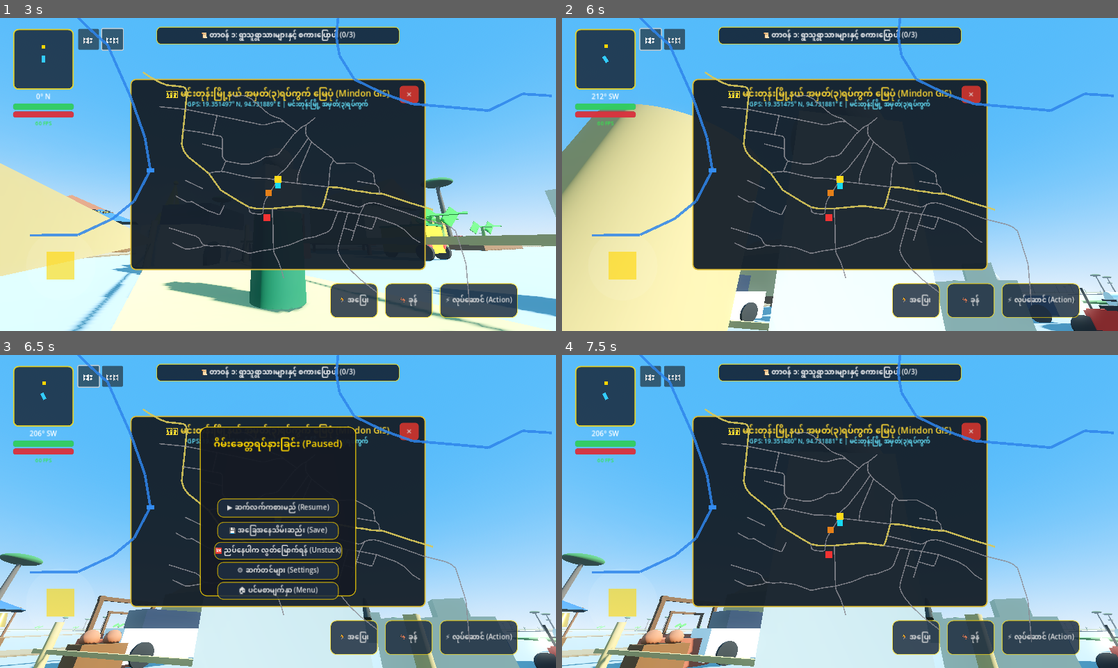
Above: before the commit, frames 1-4 (two rows, left to right).
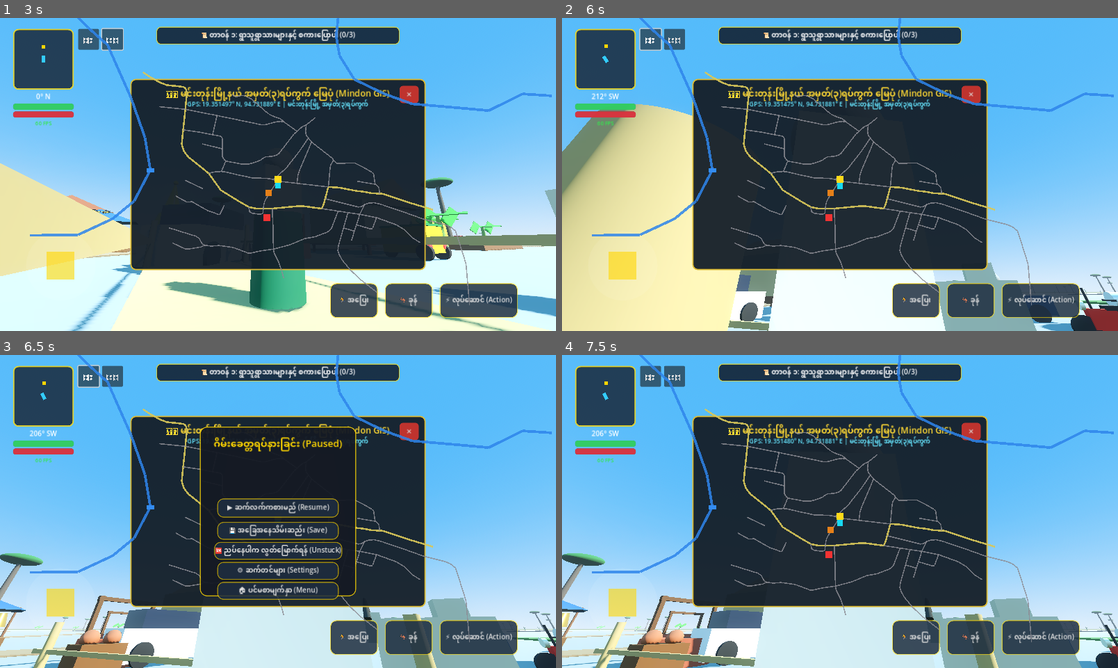
Above: after the commit, the same moments.

Repository: sudohlaingwin/gta-open-world
Game: Godot game, scene res://scenes/main_menu.tscn
Same seed, same stepped clock (60 frames per second), same inputs: the game is played once before the commit and once after it.
Inputs (mouse positions are in pixels of both pictures, inside the frame that each line leads up to):
- Up to frame 1 (3 s): click "🎮 အသစ်စတင်မည် (New Game)" at 0.5 s; click "🗺️" at 1.25 s; click "⏸️" at 2 s; drag from (66, 274) to (333, 105) at 2.77 s
- Up to frame 2 (6 s): drag from (840, 174) to (812, 237) at 3.52 s; move the mouse to (895, 105) at 4.27 s; hold Right (ui_right) 4.28-5 s; hold Ctrl 4.28-5 s; drag from (812, 237) to (673, 127) at 5.02 s; move the mouse to (1006, 221) at 5.77 s; hold Left (ui_left) from 5.78 s (still down); hold Ctrl from 5.78 s (still down)
- Up to frame 3 (6.5 s): keep holding Left (ui_left); keep holding Ctrl; tap Space at 6.02 s
- Up to frame 4 (7.5 s): release Left (ui_left) at 6.5 s; release Ctrl at 6.5 s; click "✕" at 6.5 s; click "▶ ဆက်လက်ကစားမည် (Resume)" at 7.25 s

Frame 1 is identical in both runs. In frame 2, 0.1% of the frame differs, in the area x 92-96%, y 87-97%; in frame 3, 0.3%; in frame 4, 0.3%, in the area x 95-100%, y 87-98%.

Commit message:
Slice 84: Vehicle headlight and taillight mesh emission gating across all land vehicles

Diff:
--- a/scripts/motorcycle_controller.gd
+++ b/scripts/motorcycle_controller.gd
@@ -31,8 +31,17 @@
 	var is_night = false
 	if dnc and dnc.has_method("get_daylight"):
 		is_night = (dnc.get_daylight() < 0.35)
+	var lights_on = is_night or is_driven
 	if headlight_beam:
-		headlight_beam.visible = (is_night or is_driven)
+		headlight_beam.visible = lights_on
+	var head_mesh = visual_mesh.get_node_or_null("Headlight")
+	if head_mesh:
+		var mat = head_mesh.get_surface_override_material(0)
+		if mat is StandardMaterial3D: mat.emission_enabled = lights_on
+	var tail_mesh = visual_mesh.get_node_or_null("Taillight")
+	if tail_mesh:
+		var mat = tail_mesh.get_surface_override_material(0)
+		if mat is StandardMaterial3D: mat.emission_enabled = lights_on
 
 func _physics_process(delta: float) -> void:
 	_update_headlights()
--- a/scripts/tuktuk_controller.gd
+++ b/scripts/tuktuk_controller.gd
@@ -31,8 +31,17 @@
 	var is_night = false
 	if dnc and dnc.has_method("get_daylight"):
 		is_night = (dnc.get_daylight() < 0.35)
+	var lights_on = is_night or is_driven
 	if headlight_beam:
-		headlight_beam.visible = (is_night or is_driven)
+		headlight_beam.visible = lights_on
+	var head_mesh = visual_mesh.get_node_or_null("Headlight")
+	if head_mesh:
+		var mat = head_mesh.get_surface_override_material(0)
+		if mat is StandardMaterial3D: mat.emission_enabled = lights_on
+	var tail_mesh = visual_mesh.get_node_or_null("Taillight")
+	if tail_mesh:
+		var mat = tail_mesh.get_surface_override_material(0)
+		if mat is StandardMaterial3D: mat.emission_enabled = lights_on
 
 func _physics_process(delta: float) -> void:
 	_update_headlights()
--- a/scripts/vehicle_controller.gd
+++ b/scripts/vehicle_controller.gd
@@ -33,6 +33,12 @@
 	var lights_on = is_night or is_driven
 	if headlight_beam_l: headlight_beam_l.visible = lights_on
 	if headlight_beam_r: headlight_beam_r.visible = lights_on
+	if headlight_mesh_l:
+		var mat = headlight_mesh_l.get_surface_override_material(0)
+		if mat is StandardMaterial3D: mat.emission_enabled = lights_on
+	if headlight_mesh_r:
+		var mat = headlight_mesh_r.get_surface_override_material(0)
+		if mat is StandardMaterial3D: mat.emission_enabled = lights_on
 
 func _physics_process(delta: float) -> void:
 	_update_headlights()
Not shown, changed: COLLAB.md
